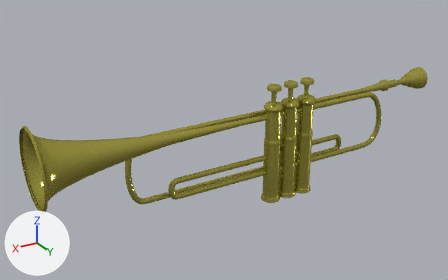
A saved change to the Blender file scenes/trompete.blend.
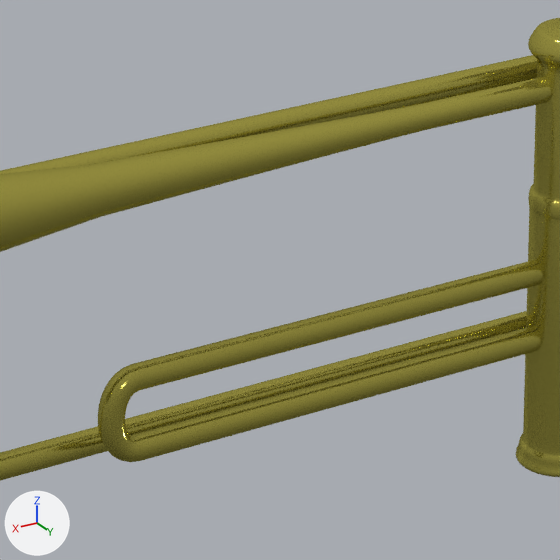
Old and new are each drawn whole from a 50 mm camera at (6.83, 9.88, 5.06) aimed at (0.63, -0.46, -0.11) and again close up on the part from 33% to 60% of the width and 35% to 79% of the height. The lights are fixed; the arrows at lower left show +X, +Y and +Z.

In view in the first close-up: 'BezierCurve', 'Circle.002'.
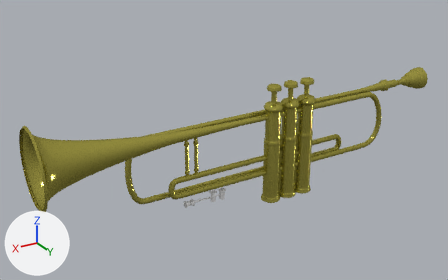
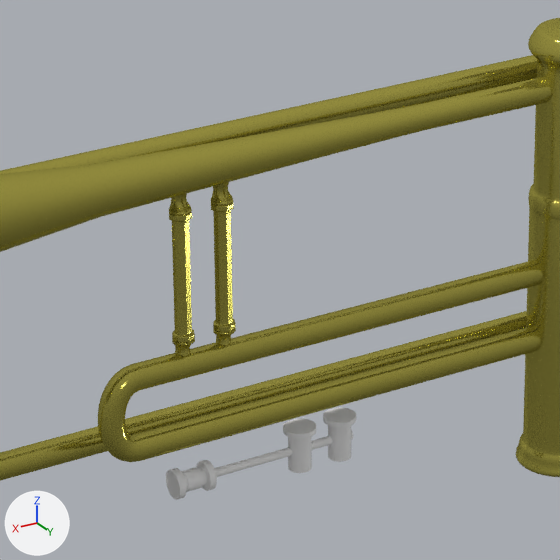
Commit message: Scenes: Trompete: Some extras

Pixel boxes [x1, y1, x2, y2] of what changed, in the close-ups (560 x 560 px):
```json
{"object": "Circle.003", "change": "added", "after": [169, 182, 236, 356]}
{"object": "Cylinder", "change": "added", "after": [283, 407, 356, 473]}
{"object": "Circle.004", "change": "added", "after": [166, 430, 353, 500]}
```

Edits to the scene script, one JSON object a line:
```json
{"op": "add", "block": "me_cylinder", "code": ["me_cylinder = bpy.data.meshes.new('Cylinder')", "me_cylinder.from_pydata(...)  # 162 vertices, 192 faces; spans x -1.42..1.4, y -1.41..1.41, z -1.81..2.17"]}
{"op": "add", "block": "me_circle_005", "code": ["me_circle_005 = bpy.data.meshes.new('Circle.005')", "me_circle_005.from_pydata(...)  # 96 vertices, 88 faces; spans x -1.32..1.32, y -1.32..1.32, z -10.24..0.0", "me_circle_005.materials.append(mat_gold_specular)"]}
{"op": "add", "block": "me_circle_003", "code": ["me_circle_003 = bpy.data.meshes.new('Circle.003')", "me_circle_003.from_pydata(...)  # 706 vertices, 736 faces; spans x -3.4..3.4, y -3.4..3.4, z -3.1..42.9"]}
{"op": "add", "block": "ob_cylinder", "code": ["ob_cylinder = bpy.data.objects.new('Cylinder', me_cylinder)", "ob_cylinder.location = (0.957, 0.0, -1.1)", "ob_cylinder.scale = (0.0538, 0.0538, 0.0538)", "_m = ob_cylinder.modifiers.new('Array', 'ARRAY')", "_m.constant_offset_displace = (0.0, 0.0, 0.0)", "_m.relative_offset_displace = (1.4, 0.0, 0.0)"]}
{"op": "add", "block": "ob_circle_003", "code": ["ob_circle_003 = bpy.data.objects.new('Circle.003', me_circle_005)", "ob_circle_003.location = (1.756, 0.001, -0.083)", "ob_circle_003.scale = (-0.0406, -0.0406, -0.0406)", "_m = ob_circle_003.modifiers.new('Mirror', 'MIRROR')", "_m.use_axis = (False, False, True)", "_m.use_clip = True", "_m = ob_circle_003.modifiers.new('Array', 'ARRAY')", "_m.constant_offset_displace = (0.0, 0.0, 0.0)", "_m.relative_offset_displace = (1.9, 0.0, 0.0)", "_m.use_merge_vertices = True", "_m = ob_circle_003.modifiers.new('Subsurf', 'SUBSURF')", "_m.levels = 3"]}
{"op": "add", "block": "ob_circle_004", "code": ["ob_circle_004 = bpy.data.objects.new('Circle.004', me_circle_003)", "ob_circle_004.location = (0.957, 0.0, -1.1)", "ob_circle_004.rotation_euler = (1.571, 0.0, 1.571)  # degrees (90, 0, 90)", "ob_circle_004.scale = (0.0203, 0.0203, 0.0203)", "_m = ob_circle_004.modifiers.new('Subsurf', 'SUBSURF')"]}
```
